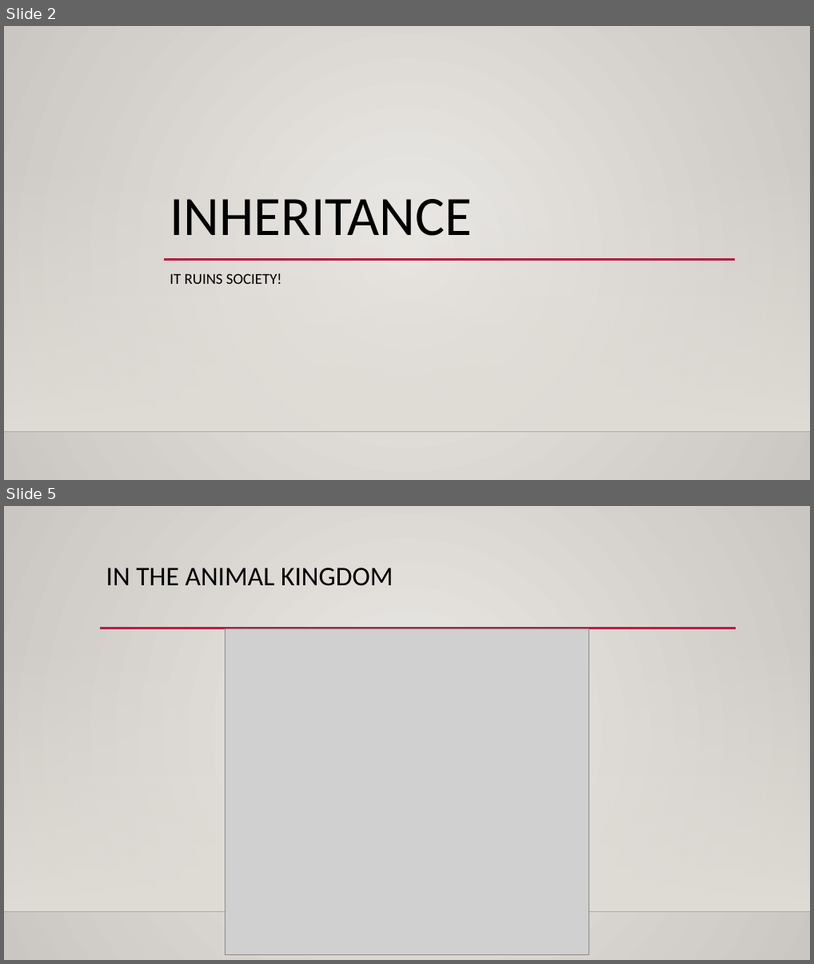
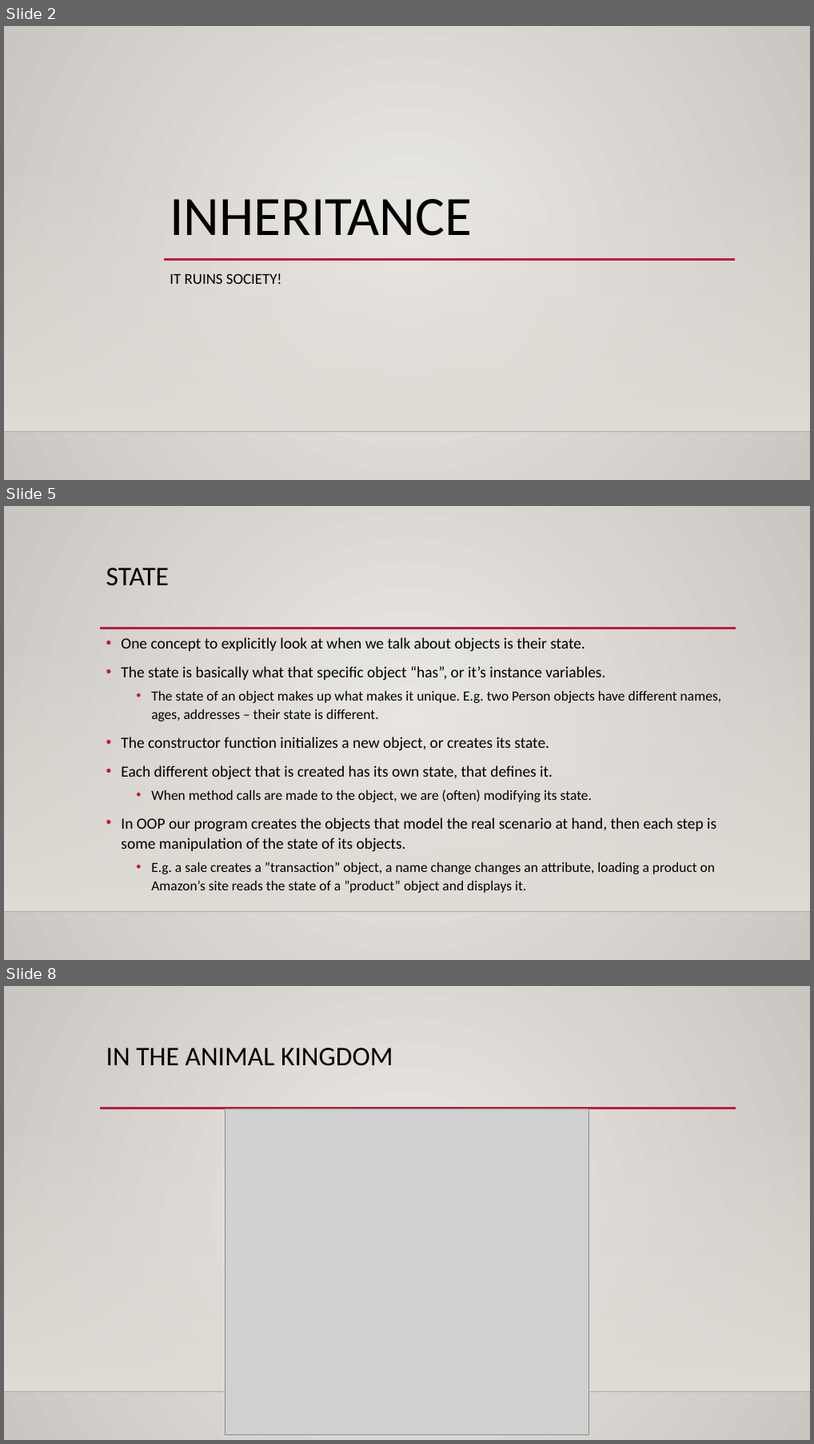
Before and after one commit to okohnkay/Programming_Basics_for_ML, a slide deck: course_material/slides/inheritance.pptx. Shown one above the other, each under a label of ours: slides 2 and 5 before the commit, slides 2, 5 and 8 after it; the slides between them are not shown. The pictures are 814x964 and 814x1444 pixels, drawn with LibreOffice and Linux fonts; fonts in the diff are those of the drawing; grey boxes stand for pictures; background and template pictures are left out. Boxes give left, top, right and bottom in pixels: in the first picture for what was removed or moved away, otherwise in the second. Text is boxed around its words. In the diff, an @@ line names an element or a change of style, - is before the commit and + after.

```diff
--- a/course_material/slides/inheritance.pptx
+++ b/course_material/slides/inheritance.pptx
@@ slide 5 added at bbox=[4, 506, 810, 960], background gradient #ECEAE7 to #CAC7C1; not listed: 3 template elements that a slide beside it also shows @@
@@ title added at bbox=[106, 568, 170, 586], 32 pt, text #000000 @@
+STATE
@@ text added at bbox=[121, 637, 722, 892], 18.5 pt, text #000000 @@
+• One concept to explicitly look at when we talk about objects is their state.
+• The state is basically what that specific object “has”, or it’s instance variables.
+  • The state of an object makes up what makes it unique. E.g. two Person objects have different names, ages, addresses – their state is different.
+• The constructor function initializes a new object, or creates its state.
+• Each different object that is created has its own state, that defines it.
+  • When method calls are made to the object, we are (often) modifying its state.
+• In OOP our program creates the objects that model the real scenario at hand, then each step is some manipulation of the state of its objects.
+  • E.g. a sale creates a ”transaction” object, a name change changes an attribute, loading a product on Amazon’s site reads the state of a ”product” object and displays it.
@@ what was slide 5 is now slide 8 @@
```
Also in this commit, not shown: 3 slides changed, 5 other slides added, 1 slide removed.
